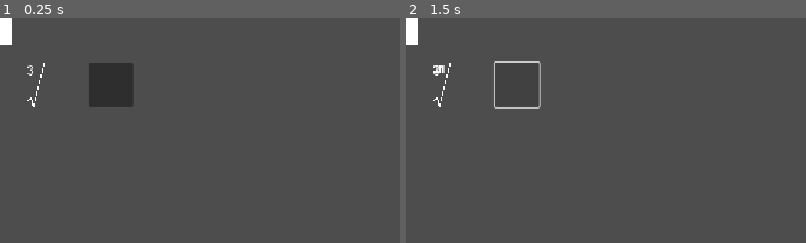
Above: before the commit, frames 1-2 (left to right).
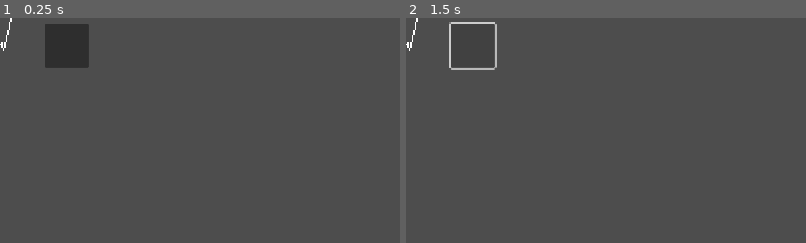
Above: after the commit, the same moments.

Repository: BenjaminThio/scientific-calculator
Game: Godot game, scene res://scenes/test.tscn
The game is run twice, just before and just after one commit, with the same random seed, the same clock (stepped at 60 frames per second) and the same inputs. The project has no main scene, so this scene is started directly.
Inputs (mouse positions are % of the whole screen's width and height, from its top left; square brackets give the same spot before the commit, where the layout moved):
- Up to frame 1 (0.25 s): no input
- Up to frame 2 (1.5 s): click (8, 6) [14, 15] at 0.5 s; click (8, 6) [14, 15] at 1.25 s
The pictures show only the part of the screen within x 0-50%, y 0-50%; the shares and areas given below are measured in that part.

The runs differ from the first frame. In frame 1, 4.7% of the frame differs, in the area x 0-33%, y 0-40%; in frame 2, 1.3%.
Error after the commit: Trying to assign value of type 'HBoxContainer' to a variable of type 'Label'. (res://scripts/test.gd:3)

Commit message:
Implemented square root.
TODO: Polish the whole things(including fixing bugs) and start to implement more advance features and functions.

Diff:
--- /dev/null
+++ b/instances/radical_symbol.tscn
@@ -0,0 +1,31 @@
+[gd_scene load_steps=2 format=3 uid="uid://dp7pjrs34bx16"]
+
+[ext_resource type="Script" uid="uid://13n3pvudw6gn" path="res://scripts/radical_symbol.gd" id="2_kj3uj"]
+
+[node name="RadicalSymbol" type="HBoxContainer"]
+offset_right = 48.0
+offset_bottom = 32.0
+theme_override_constants/separation = 0
+script = ExtResource("2_kj3uj")
+
+[node name="IndexContainer" type="HBoxContainer" parent="."]
+layout_mode = 2
+theme_override_constants/separation = 0
+
+[node name="RadicalSide" type="Control" parent="."]
+custom_minimum_size = Vector2(16, 0)
+layout_mode = 2
+
+[node name="RadicalContainer" type="VBoxContainer" parent="."]
+layout_mode = 2
+theme_override_constants/separation = 0
+
+[node name="RadicalCover" type="ColorRect" parent="RadicalContainer"]
+custom_minimum_size = Vector2(0, 2)
+layout_mode = 2
+
+[node name="RadicandContainer" type="HBoxContainer" parent="RadicalContainer"]
+layout_mode = 2
+theme_override_constants/separation = 0
+
+[connection signal="resized" from="RadicalSide" to="." method="_on_resized"]
--- a/scenes/test.tscn
+++ b/scenes/test.tscn
@@ -1,31 +1,22 @@
-[gd_scene load_steps=4 format=3 uid="uid://budwr2mi1hjmp"]
+[gd_scene load_steps=3 format=3 uid="uid://budwr2mi1hjmp"]
 
-[ext_resource type="Script" uid="uid://13n3pvudw6gn" path="res://scripts/test.gd" id="1_37kl0"]
-[ext_resource type="FontFile" uid="uid://vfrpe3dkrit5" path="res://fonts/fusion_pixel_10px_monospaced.otf" id="1_bl13t"]
-[ext_resource type="Script" uid="uid://beiicjhf3qp5h" path="res://scripts/test2.gd" id="1_iyx0m"]
+[ext_resource type="Script" uid="uid://beiicjhf3qp5h" path="res://scripts/test.gd" id="1_iyx0m"]
+[ext_resource type="PackedScene" uid="uid://dp7pjrs34bx16" path="res://instances/radical_symbol.tscn" id="2_bl13t"]
 
 [node name="Test" type="Node2D"]
 texture_filter = 1
 script = ExtResource("1_iyx0m")
 
-[node name="Control" type="Label" parent="."]
-offset_left = 40.0
-offset_top = 64.0
-offset_right = 64.0
-offset_bottom = 128.0
-theme_override_fonts/font = ExtResource("1_bl13t")
-theme_override_font_sizes/font_size = 20
-text = "3"
-script = ExtResource("1_37kl0")
+[node name="RadicalSymbol" parent="." instance=ExtResource("2_bl13t")]
+offset_bottom = 48.0
 
 [node name="Button" type="Button" parent="."]
-offset_left = 128.0
-offset_top = 64.0
-offset_right = 192.0
-offset_bottom = 128.0
+offset_left = 64.0
+offset_top = 8.0
+offset_right = 128.0
+offset_bottom = 72.0
 
-[node name="ColorRect" type="ColorRect" parent="."]
-offset_right = 16.0
-offset_bottom = 40.0
+[node name="Line2D" type="Line2D" parent="."]
+width = 2.0
 
 [connection signal="pressed" from="Button" to="." method="_on_button_pressed"]
--- a/scripts/calculator.gd
+++ b/scripts/calculator.gd
@@ -1,4 +1,6 @@
 extends VBoxContainer
+
+const RADICAL_SYMBOL_PACKED_SCENE: PackedScene = preload("res://instances/radical_symbol.tscn")
 
 var is_shifted: bool = false
 var entries: Entry = Entry.new(Global.TYPE.ENTRIES, [Entry.new(Global.TYPE.PLAIN_PLACEHOLDER)])
@@ -57,7 +59,7 @@
 				entries.value.append(Entry.new(Global.TYPE.FRACTION, {numerator = Entry.new(Global.TYPE.ENTRIES, [Entry.new(Global.TYPE.PLACEHOLDER)]), denominator = Entry.new(Global.TYPE.ENTRIES, [Entry.new(Global.TYPE.PLACEHOLDER)])}))
 				input_cursor_position += 1
 			Global.OPTIONS.SQUARE_ROOT:
-				entries.value.append(Entry.new(Global.TYPE.SQUARE_ROOT, {index = Entry.new(Global.TYPE.NUMBER, '2'), radicand = [Entry.new(Global.TYPE.NUMBER, '25')]}))
+				entries.value.append(Entry.new(Global.TYPE.SQUARE_ROOT, {index = Entry.new(Global.TYPE.ENTRIES, [Entry.new(Global.TYPE.NUMBER, '2')]), radicand = Entry.new(Global.TYPE.ENTRIES, [Entry.new()])}))
 			Global.OPTIONS.POWER_OF_TWO:
 				create_power_entry('2')
 			Global.OPTIONS.POWER:
@@ -437,6 +439,11 @@
 				var denominator = entry.value.denominator
 
 				expression += '{numerator}/{denominator}'.format({numerator = compile_expression(numerator), denominator = compile_expression(denominator)})
+			Global.TYPE.SQUARE_ROOT:
+				#var index = entry.value.index
+				var radicand = entry.value.radicand
+
+				expression += 'sqrt({radicand})'.format({radicand = compile_expression(radicand)})
 			_:
 				expression += str(entry.value)
 
@@ -455,7 +462,7 @@
 	END,
 }
 
-"""
+
 func blink(node: Node):
 	var tween: Tween = create_tween().set_trans(Tween.TRANS_EXPO)
 
@@ -473,13 +480,12 @@
 			else:
 				return
 		)
-"""
 
 func render_input_cursor(parent: Control, cursor_alignment: ALIGNMENT, input_cursor_position_counter: Ref):
 	if input_cursor_position_counter.value == input_cursor_position:
 		var input_cursor: ColorRect = ColorRect.new()
 
-		#blink(input_cursor)
+		blink(input_cursor)
 
 		parent.resized.connect(
 			func():
@@ -598,16 +604,13 @@
 				entry_components.append_array(secondary_display(base, -50, input_cursor_position_counter))
 				entry_components.append_array(secondary_display(argument, 0, input_cursor_position_counter))
 			Global.TYPE.SQUARE_ROOT:
-				var index_label: Label = Utils.create_label()
-
-				index_label.text = entry.value.index.value
-				entries_line.add_child(index_label)
-				index_label.draw_polyline([
-					Vector2(size.x, 0),
-					Vector2(size.x / 3, size.y),
-					Vector2(size.x / 5, size.y * 4 / 5),
-					Vector2(0, size.y * 6 / 7)
-				], Color.WHITE, 2.0)
+				var radical_symbol: HBoxContainer = RADICAL_SYMBOL_PACKED_SCENE.instantiate()
+				var index: Entry = entry.value.index
+				var radicand: Entry = entry.value.radicand
+
+				radical_symbol.add_index_nodes.call_deferred(secondary_display(index, 0, input_cursor_position_counter))
+				radical_symbol.add_radicand_nodes.call_deferred(secondary_display(radicand, 0, input_cursor_position_counter))
+				entry_components.append(radical_symbol)
 			Global.TYPE.FRACTION:
 				var fraction_container: VBoxContainer = VBoxContainer.new()
 				var fraction_bar: ColorRect = ColorRect.new()
--- /dev/null
+++ b/scripts/radical_symbol.gd
@@ -0,0 +1,39 @@
+extends HBoxContainer
+
+@onready var index_container: HBoxContainer = $IndexContainer
+@onready var radical_side: Control = $RadicalSide
+@onready var radicand_container: HBoxContainer = $RadicalContainer/RadicandContainer
+
+func _ready():
+	#set_index('3')
+	pass
+
+func _draw() -> void:
+	draw_lines([
+		Vector2(index_container.size.x + radical_side.size.x, 0),
+		Vector2(index_container.size.x + radical_side.size.x / 3.0, radical_side.size.y),
+		Vector2(index_container.size.x + radical_side.size.x / 6.0, radical_side.size.y - 12.0),
+		Vector2(index_container.size.x, radical_side.size.y - 8.0)
+	], Color.WHITE, 2.0)
+
+func draw_lines(points: PackedVector2Array, color: Color, width: float, antialiased: bool = false):
+	var previous_point: Vector2
+
+	for point_index in range(points.size()):
+		var point = points[point_index]
+
+		if point_index > 0:
+			draw_line(previous_point, point, color, width, antialiased)
+
+		previous_point = point
+
+func _on_resized() -> void:
+	queue_redraw()
+
+func add_index_nodes(index_nodes: Array[Node]) -> void:
+	for index_node in index_nodes:
+		index_container.add_child(index_node)
+
+func add_radicand_nodes(radicand_nodes: Array[Node]) -> void:
+	for radicand_node in radicand_nodes:
+		radicand_container.add_child(radicand_node)
--- a/scripts/test.gd
+++ b/scripts/test.gd
@@ -1,81 +1,6 @@
-extends Label
+extends Node2D
 
-func _draw() -> void:
-	draw_polyline([
-		Vector2(size.x, 0),
-		Vector2(size.x / 3, size.y),
-		Vector2(size.x / 5, size.y * 4 / 5),
-		Vector2(0, size.y * 6 / 7)
-	], Color.WHITE, 2.0)
+@onready var radical_symbol: Label = $RadicalSymbol
 
-"""
-# Power
-
-entries.append(Entry.new(Global.TYPE.POWER, {
-	base = Entry.new(Global.TYPE.NUMBER, '2'),
-	exponent = [
-		Entry.new(
-			Global.TYPE.POWER, {
-				base = Entry.new(Global.TYPE.NUMBER, '2'),
-				exponent = [
-					Entry.new(
-						Global.TYPE.POWER, {
-							base = Entry.new(Global.TYPE.NUMBER, '2'),
-							exponent = [
-								Entry.new(Global.TYPE.NUMBER, '1'),
-								Entry.new(Global.TYPE.OPERATOR, '×'),
-								Entry.new(Global.TYPE.NUMBER, '2'),
-								Entry.new(Global.TYPE.OPERATOR, '×'),
-								Entry.new(Global.TYPE.FUNCTION, 'cos('),
-								Entry.new(Global.TYPE.NUMBER, '0'),
-								Entry.new(Global.TYPE.OPERATOR, ')')
-							]
-						}
-					),
-					Entry.new(Global.TYPE.OPERATOR, '×'),
-					Entry.new(Global.TYPE.NUMBER, '1')
-				]
-			}
-		)
-	]
-}))
-
-# Log
-
-entries.append(Entry.new(Global.TYPE.LOGARITHM, {
-	base = [Entry.new(
-		Global.TYPE.POWER, {
-			base = Entry.new(Global.TYPE.NUMBER, '8'),
-			exponent = [Entry.new(Global.TYPE.NUMBER, '5')]
-		}
-	), Entry.new(Global.TYPE.OPERATOR, '+'), Entry.new(Global.TYPE.NUMBER, '7')],
-	argument = [Entry.new(Global.TYPE.POWER, {
-		base = Entry.new(Global.TYPE.NUMBER, '2'),
-		exponent = [
-			Entry.new(
-				Global.TYPE.POWER, {
-					base = Entry.new(Global.TYPE.NUMBER, '2'),
-					exponent = [
-						Entry.new(
-							Global.TYPE.POWER, {
-								base = Entry.new(Global.TYPE.NUMBER, '2'),
-								exponent = [
-									Entry.new(Global.TYPE.NUMBER, '1'),
-									Entry.new(Global.TYPE.OPERATOR, '×'),
-									Entry.new(Global.TYPE.NUMBER, '2'),
-									Entry.new(Global.TYPE.OPERATOR, '×'),
-									Entry.new(Global.TYPE.FUNCTION, 'cos('),
-									Entry.new(Global.TYPE.NUMBER, '0'),
-									Entry.new(Global.TYPE.OPERATOR, ')')
-								]
-							}
-						),
-						Entry.new(Global.TYPE.OPERATOR, '×'),
-						Entry.new(Global.TYPE.NUMBER, '1')
-					]
-				}
-			)
-		]
-	})]
-}))
-"""
+func _on_button_pressed() -> void:
+	radical_symbol.size = Vector2(radical_symbol.size.x, radical_symbol.size.y + 10)
--- a/scripts/test2.gd
+++ /dev/null
@@ -1,15 +0,0 @@
-extends Node2D
-
-var a: String = '100'
-var b: String = '0'
-
-func _on_button_pressed() -> void:
-	var test: Label = Utils.create_label()
-
-	test.text = 'IN'
-	test.resized.connect(
-		func():
-			print(test.size)
-	)
-
-	$Control.add_child(test)
--- a/utils/utils.gd
+++ b/utils/utils.gd
@@ -170,7 +170,7 @@
 
 				if input_cursor_position_ref.value <= 0:
 					return [entry_index, digit_index]
-			Global.TYPE.POWER, Global.TYPE.LOGARITHM, Global.TYPE.FRACTION:
+			Global.TYPE.POWER, Global.TYPE.LOGARITHM, Global.TYPE.FRACTION, Global.TYPE.SQUARE_ROOT:
 				for component_name in entry.value:
 					var component_value: Entry = entry.value[component_name]
 					var default_coords: Array = [entry_index, component_name]
Not shown, added: scripts/radical_symbol.gd.uid
Not shown, changed: scripts/test.gd.uid
Not shown, removed: scripts/test2.gd.uid
